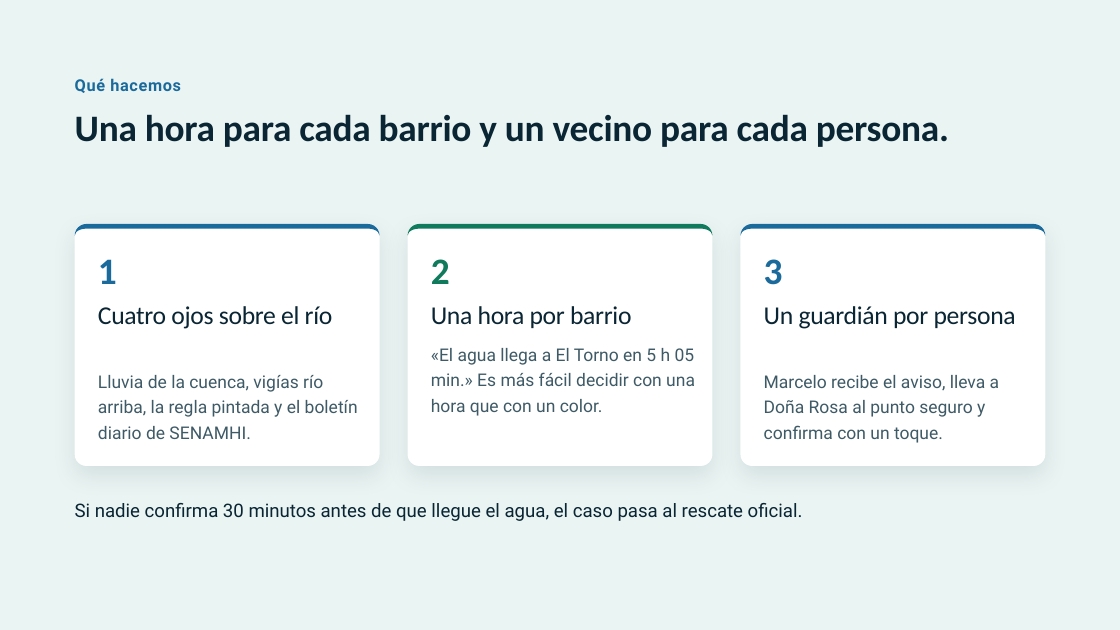
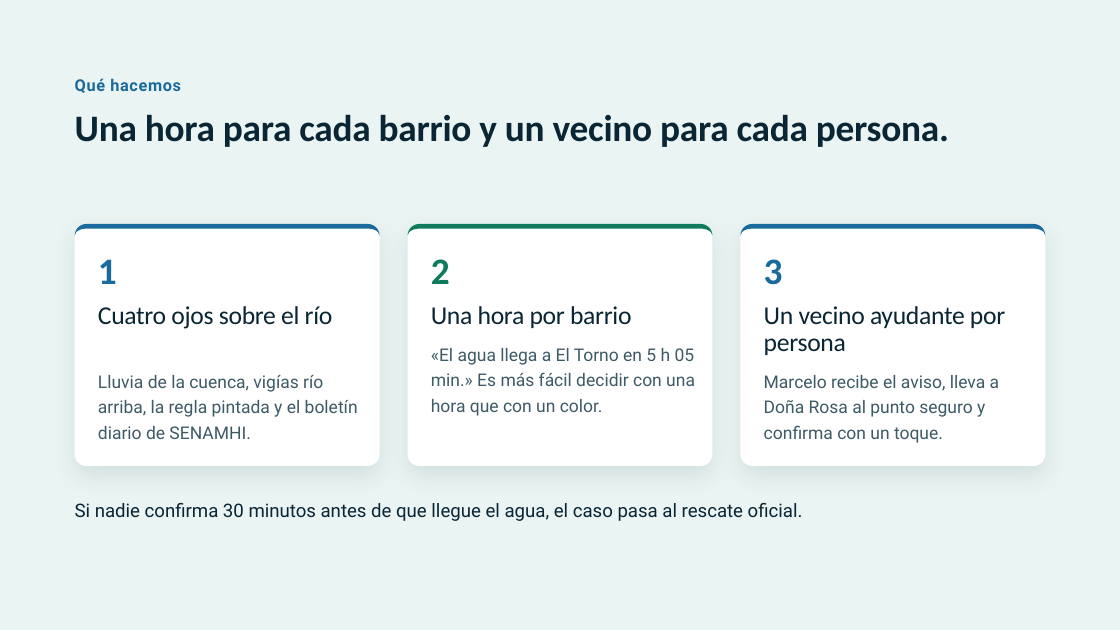
Before and after one commit to NeckHurtttt/birria-tech, a slide deck: slide 6 of El Río Suena · Pitch corto.pptx. Drawn at 1120x630 pixels with LibreOffice and Linux fonts; fonts in the diff are those of the drawing. Boxes give left, top, right and bottom in pixels: in the first picture for what was removed or moved away, otherwise in the second. Text is boxed around its words. In the diff, an @@ line names an element or a change of style, - is before the commit and + after.

```diff
--- a/El Río Suena · Pitch corto.pptx
+++ b/El Río Suena · Pitch corto.pptx
@@ text at bbox=[764, 306, 1005, 355]: text changed @@
-Un guardián por persona
+Un vecino ayudante por persona
```
Also in this commit, not shown: 8 other files.
